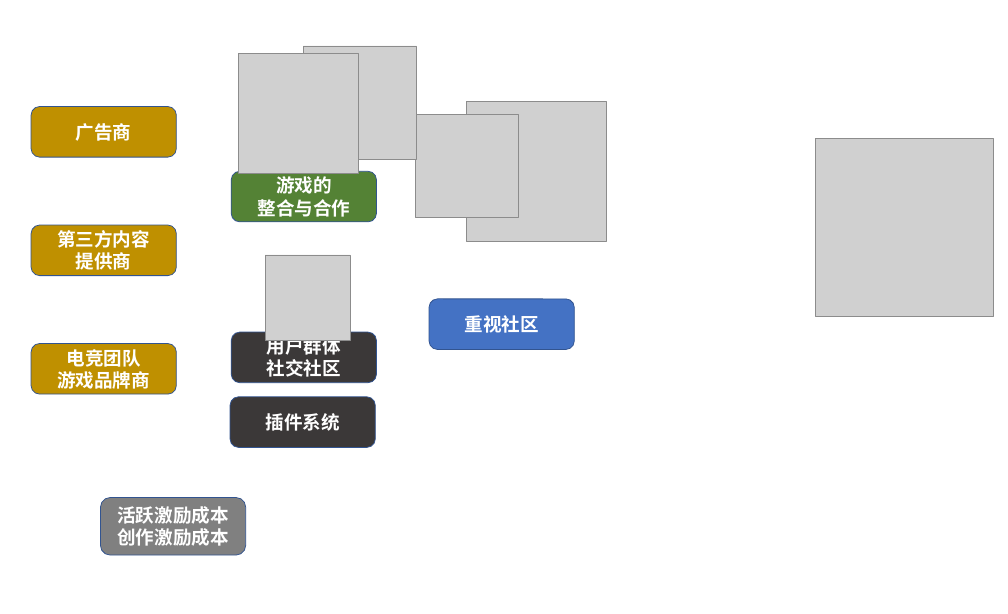
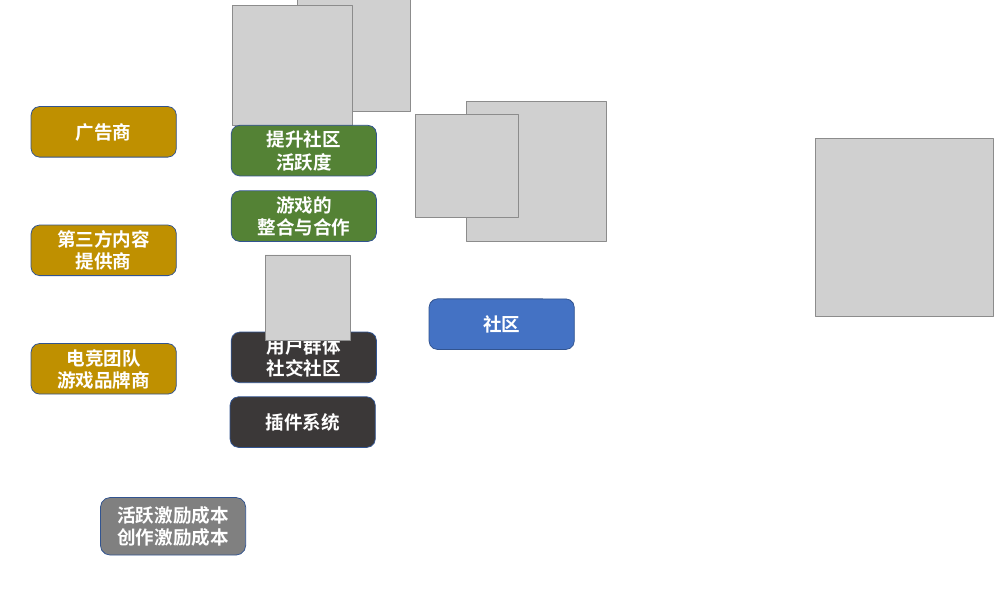
Before and after one commit to xbme2/demand_and_business, a slide deck: slide 6 of 第二次作业/故事.pptx. Drawn at 1008x614 pixels with LibreOffice and Linux fonts; fonts in the diff are those of the drawing; grey boxes stand for pictures; background and template pictures are left out. Boxes give left, top, right and bottom in pixels: in the first picture for what was removed or moved away, otherwise in the second. Text is boxed around its words. In the diff, an @@ line names an element or a change of style, - is before the commit and + after.

```diff
--- a/第二次作业/故事.pptx
+++ b/第二次作业/故事.pptx
@@ picture: place and size @@
-picture at (238, 53, 358, 173)
+picture at (232, 6, 352, 126)
@@ picture: place and size @@
-picture at (303, 46, 416, 159)
+picture at (297, 0, 410, 111)
@@ rounded rectangle added at (231, 125, 376, 176), fill #548235, outline #325491 1 pt, 24 pt, text #FFFFFF, bold @@
+提升社区
+活跃度
@@ rounded rectangle "游戏的": place and size @@
-rounded rectangle "游戏的" at (231, 171, 376, 222)
+rounded rectangle "游戏的" at (231, 191, 376, 242)
@@ text in rounded rectangle at (483, 315, 520, 333): text changed @@
-重视社区
+社区
```
Also in this commit, not shown: 9 other slides changed, 2 slides added, 2 other files.
